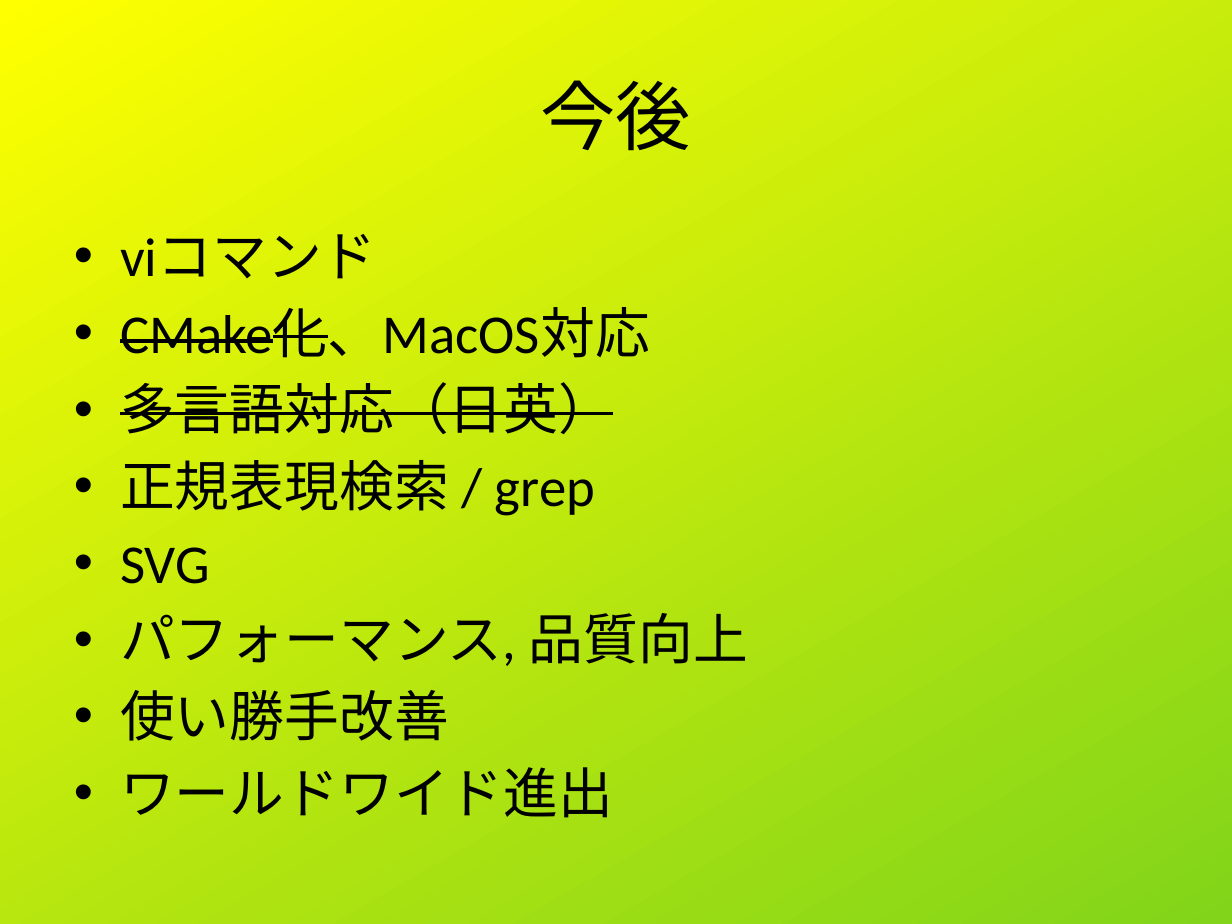
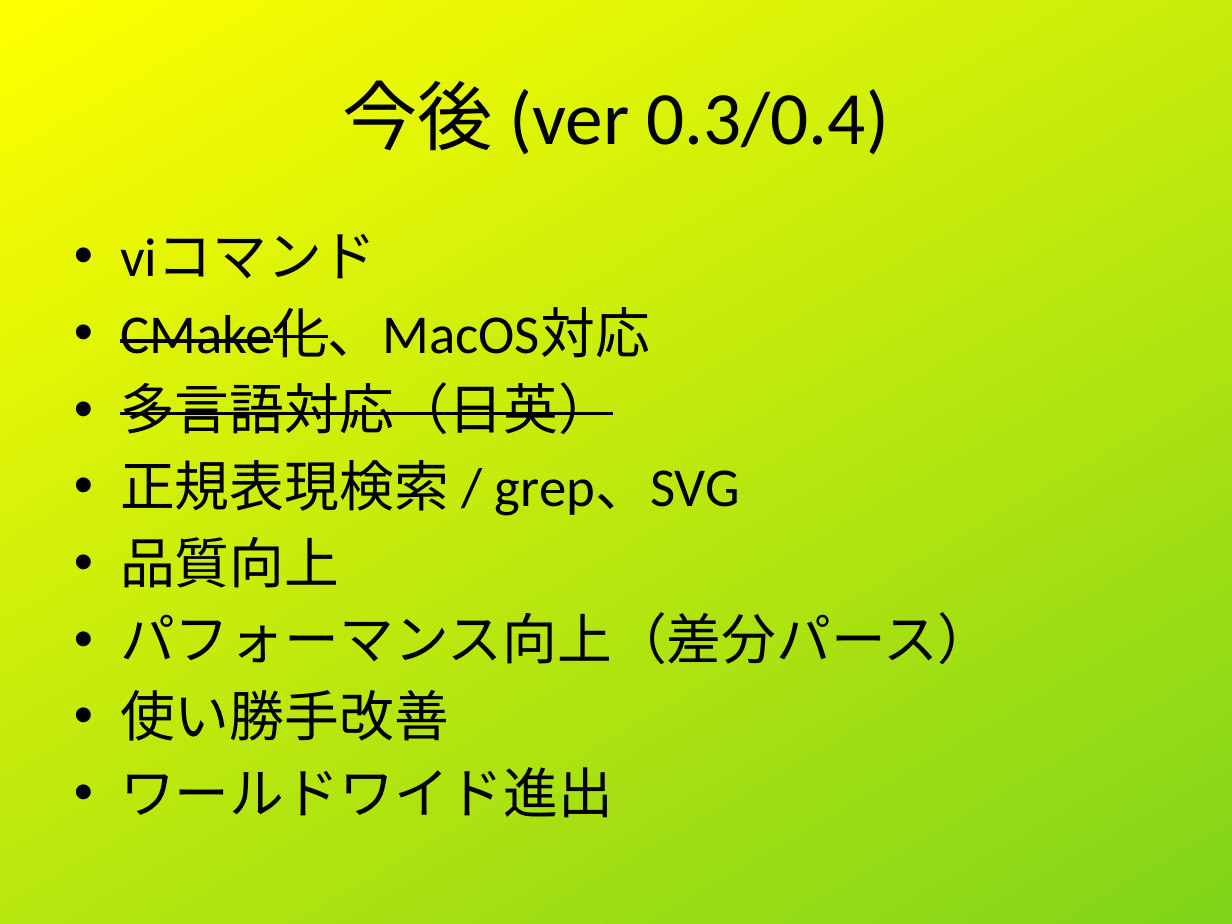
Before and after one commit to shigmas/viMarkdown, a slide deck: slide 10 of tech/ja/LT20260514/viMarkdown_LT.odp. Drawn at 1232x924 pixels with LibreOffice and Linux fonts; fonts in the diff are those of the drawing. Boxes give left, top, right and bottom in pixels: in the first picture for what was removed or moved away, otherwise in the second. Text is boxed around its words. In the diff, an @@ line names an element or a change of style, - is before the commit and + after.

Commit message:
slide

```diff
--- a/tech/ja/LT20260514/viMarkdown_LT.odp
+++ b/tech/ja/LT20260514/viMarkdown_LT.odp
@@ title at (342, 80, 889, 155): text changed @@
-今後
+今後 (ver 0.3/0.4)
@@ text at (120, 460, 993, 664): text changed @@
-• 正規表現検索 / grep
-• SVG
-• パフォーマンス, 品質向上
+• 正規表現検索 / grep、SVG
+• 品質向上
+• パフォーマンス向上（差分パース）
```
Also in this commit, not shown: 7 other slides changed, 4 other files.
